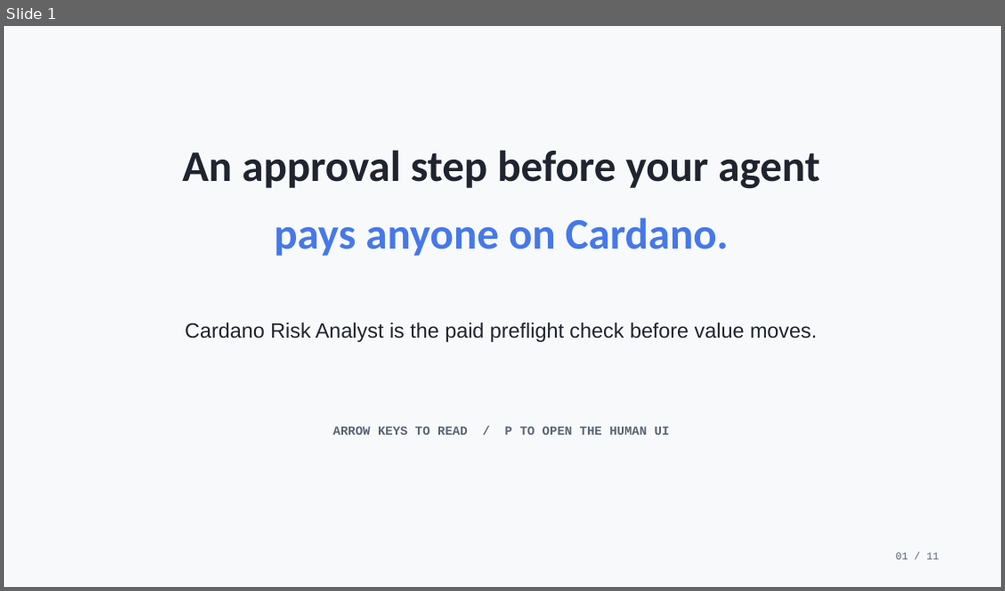
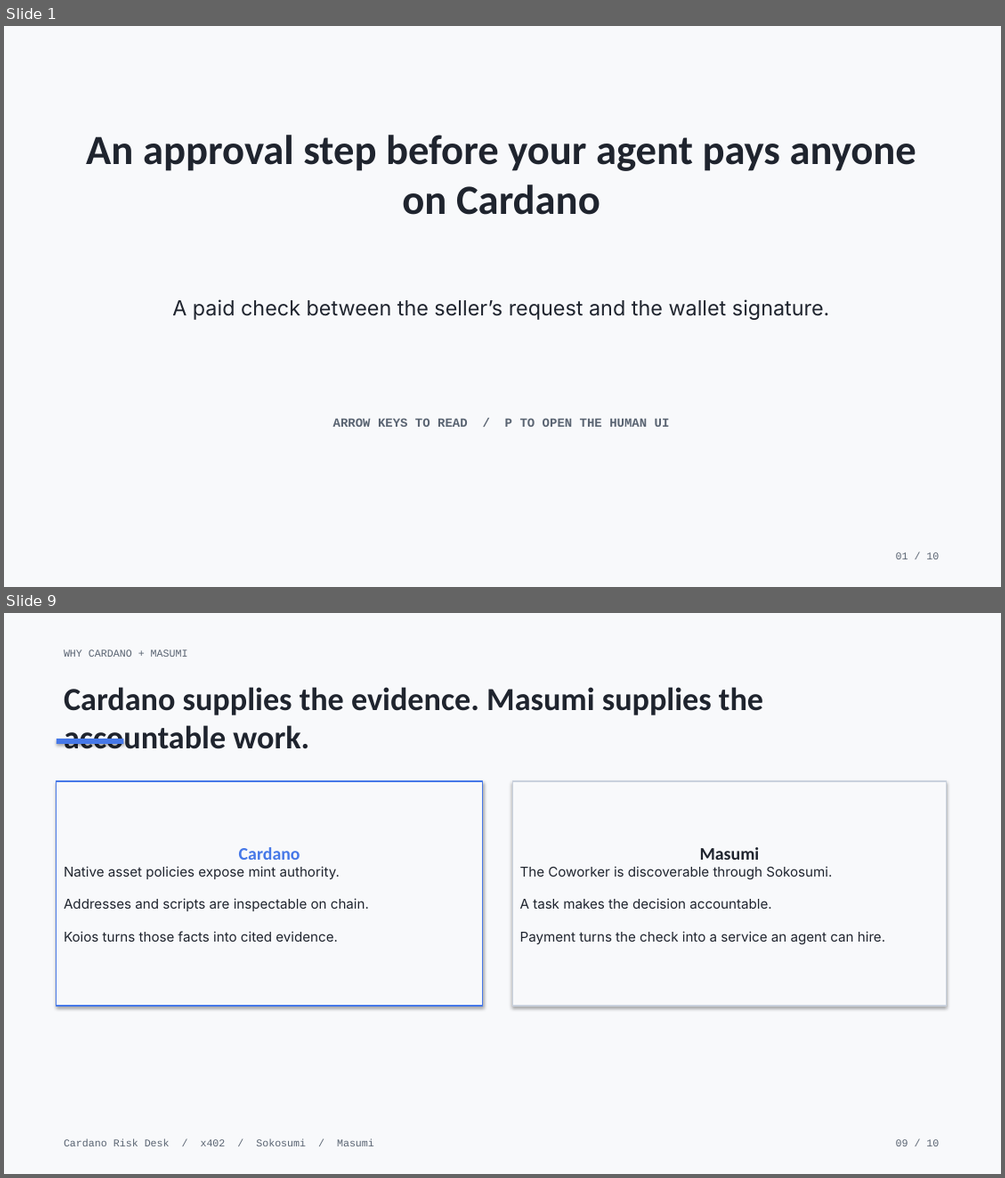
Before and after one commit to pieakshat/cardano-risk-coworker, a slide deck: deck/cardano-risk-analyst.pptx. Shown one above the other, each under a label of ours: slide 1 before the commit, slides 1 and 9 after it; the slides between them are not shown. The pictures are 1005x591 and 1005x1178 pixels, drawn with LibreOffice and Linux fonts; fonts in the diff are those of the drawing. Boxes give left, top, right and bottom in pixels: in the first picture for what was removed or moved away, otherwise in the second. Text is boxed around its words. In the diff, an @@ line names an element or a change of style, - is before the commit and + after.

Commit message:
Rewrite Cardano risk pitch deck

```diff
--- a/deck/cardano-risk-analyst.pptx
+++ b/deck/cardano-risk-analyst.pptx
@@ slide 9 added at [4,613,1001,1174], background #F8F9FB @@
@@ text added at [64,649,188,657], 10 pt, text #5A6472 @@
+WHY CARDANO + MASUMI
@@ text added at [64,687,763,749], 31 pt, text #1F242E, bold @@
+Cardano supplies the evidence. Masumi supplies the accountable work.
@@ rectangle added at [57,738,123,744], fill #4678E8 @@
@@ rectangle added at [57,781,483,1005], fill #F8F9FB, outline #4678E8 1.2 pt, 13 pt, text #1F242E @@
+Cardano
+Native asset policies expose mint authority.
+Addresses and scripts are inspectable on chain.
+Koios turns those facts into cited evidence.
@@ rectangle added at [512,781,947,1005], fill #F8F9FB, outline #C9D1DD 1.2 pt, 13 pt, text #1F242E @@
+Masumi
+The Coworker is discoverable through Sokosumi.
+A task makes the decision accountable.
+Payment turns the check into a service an agent can hire.
@@ text added at [64,1139,374,1146], 10 pt, text #5A6472 @@
+Cardano Risk Desk / x402 / Sokosumi / Masumi
@@ text added at [896,1139,938,1146], 10 pt, text #5A6472 @@
+09 / 10
@@ slide 1 changed as well @@
@@ text at [86,135,916,215]: text changed; size 42 to 40 pt @@
-An approval step before your agent
+An approval step before your agent pays anyone on Cardano
@@ text at [172,299,829,320]: text changed; size 42 to 20 pt; font Calibri to Inter; text colour #4678E8 to #1F242E; bold off @@
-pays anyone on Cardano.
+A paid check between the seller’s request and the wallet signature.
@@ text removed at [185,322,817,342] @@
-Cardano Risk Analyst is the paid preflight check before value moves.
@@ text "ARROW KEYS TO READ / ...": place and size @@
-text "ARROW KEYS TO READ / ..." at [333,426,670,435]
+text "ARROW KEYS TO READ / ..." at [333,418,670,426]
@@ text removed at [896,552,938,559] @@
-01 / 11
@@ text added at [896,552,938,559], 10 pt, text #5A6472 @@
+01 / 10
```
Also in this commit, not shown: 8 other slides added, 10 slides removed, 4 other files.
